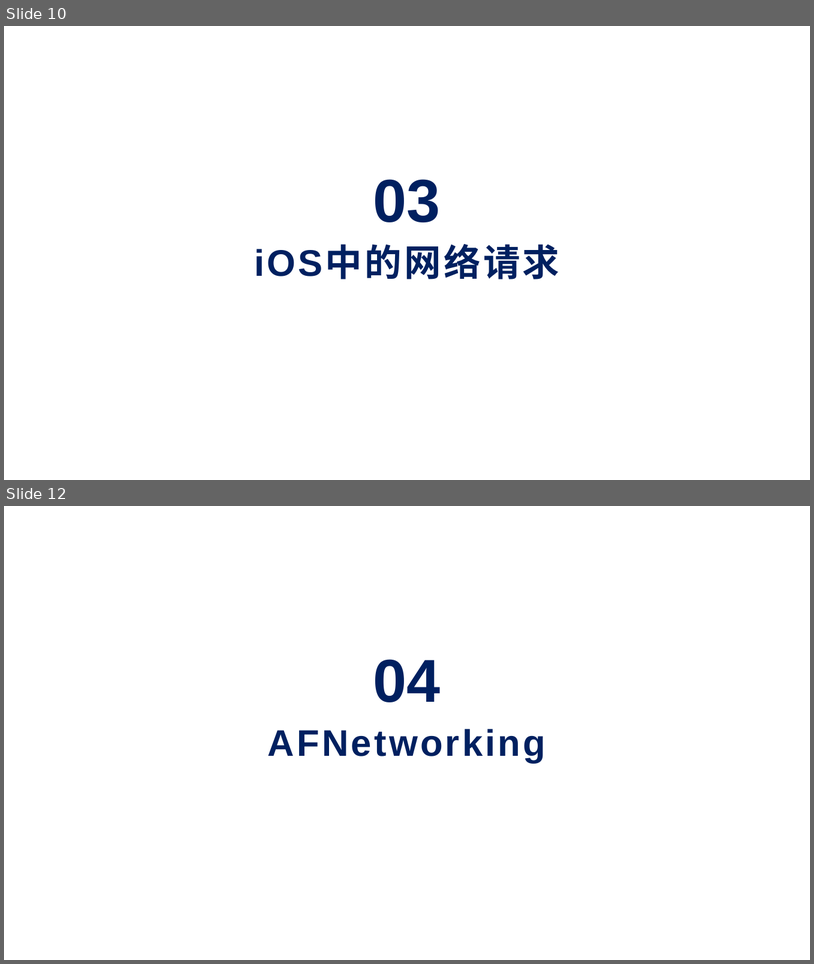
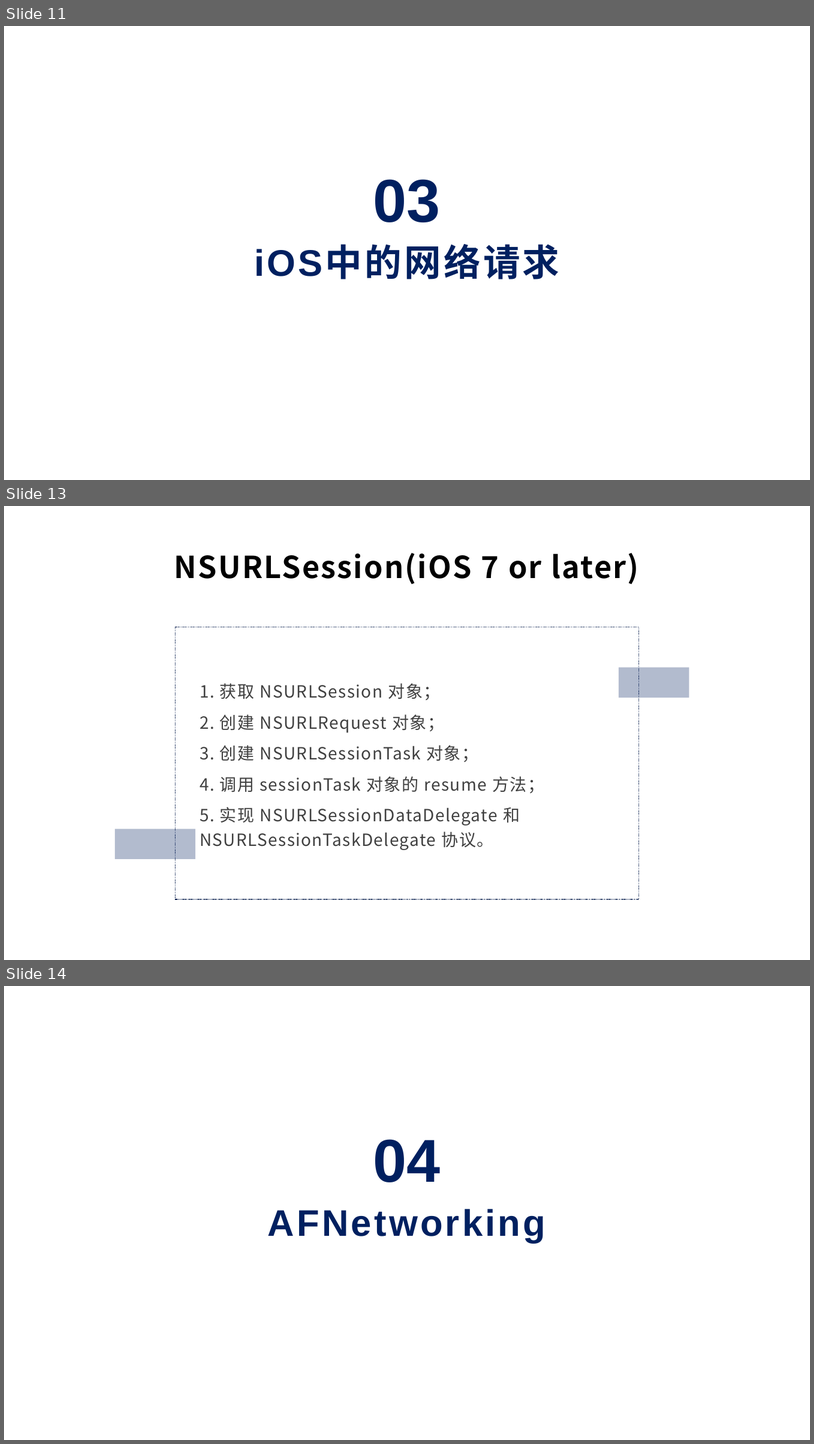
Before and after one commit to scfhao/Notebook, a slide deck: system_logs/iOS开发中的网络请求框架.pptx. Shown one above the other, each under a label of ours: slides 10 and 12 before the commit, slides 11, 13 and 14 after it; the slides between them are not shown. The pictures are 814x964 and 814x1444 pixels, drawn with LibreOffice and Linux fonts; fonts in the diff are those of the drawing; background and template pictures are left out. Boxes give left, top, right and bottom in pixels: in the first picture for what was removed or moved away, otherwise in the second. Text is boxed around its words. In the diff, an @@ line names an element or a change of style, - is before the commit and + after.

```diff
--- a/system_logs/iOS开发中的网络请求框架.pptx
+++ b/system_logs/iOS开发中的网络请求框架.pptx
@@ slide 13 added at (4, 506, 810, 960), background #FFFFFF @@
@@ text added at (174, 553, 639, 584), 36 pt, text #000000, bold @@
+NSURLSession(iOS 7 or later)
@@ rectangle added at (175, 627, 639, 899), outline #001847 1 pt dashed @@
@@ rectangle added at (619, 667, 690, 698), fill #002060 at 30% opacity @@
@@ text added at (200, 683, 545, 850), 20 pt, text #404040 @@
+1. 获取 NSURLSession 对象；
+2. 创建 NSURLRequest 对象；
+3. 创建 NSURLSessionTask 对象；
+4. 调用 sessionTask 对象的 resume 方法；
+5. 实现 NSURLSessionDataDelegate 和 NSURLSessionTaskDelegate 协议。
@@ rectangle added at (115, 828, 195, 859), fill #002060 at 30% opacity @@
@@ what was slide 10 is now slide 11 @@
@@ what was slide 12 is now slide 14 @@
```
Also in this commit, not shown: 4 slides changed, 6 other slides added, 4 slides removed.
